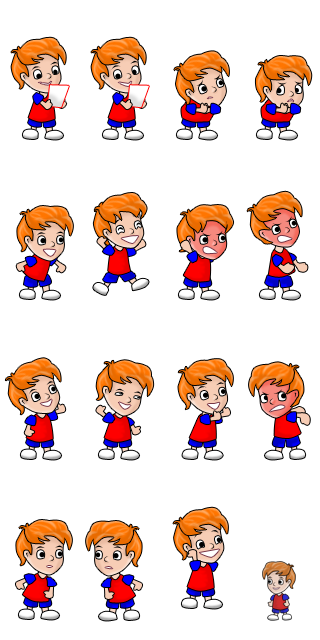
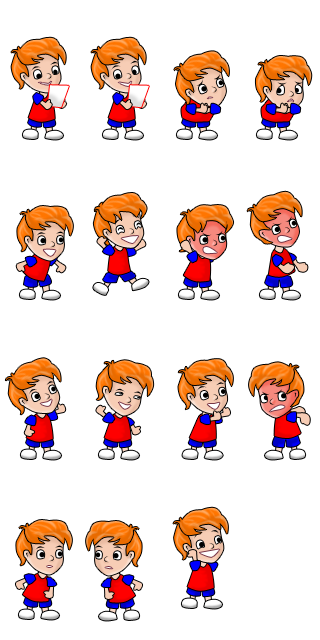
Before/after of a (320, 640) layered artwork. What changed in the layer stack:
hid "Слой 50" over [262, 561, 296, 621]
